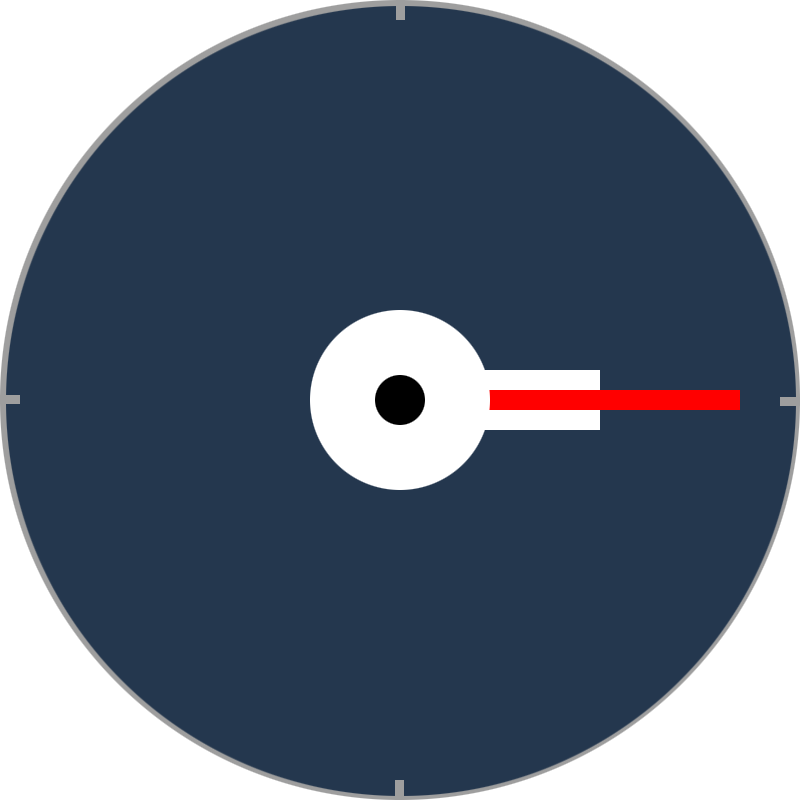
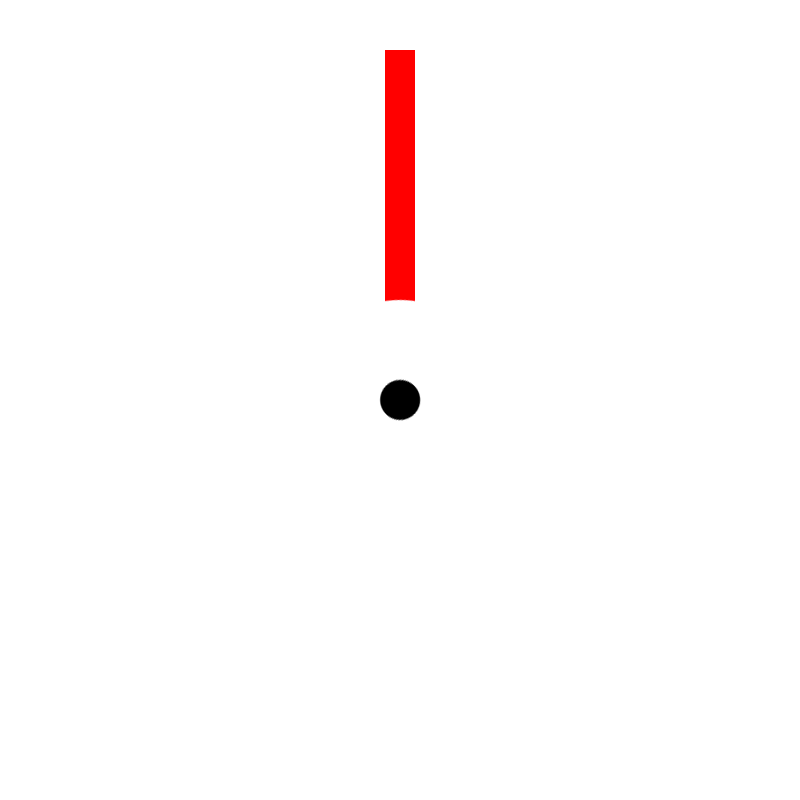
Before/after of a (800, 800) layered artwork. What changed in the layer stack:
added layer "Layer 10" in group "MinuteHand" over [379,378,421,421]
added layer "Layer 9" in group "MinuteHand" over [299,299,501,501]
added layer "Layer 11" in group "MinuteHand" over [385,50,415,388]
hid "Layer 6" over [375,375,425,425]
hid "Layer 5" over [310,310,490,490]
hid "Layer 7" over [417,390,740,410]
hid "Layer 8" over [400,375,600,425]
hid group "Background" (6 layers) over [0,0,800,800]
